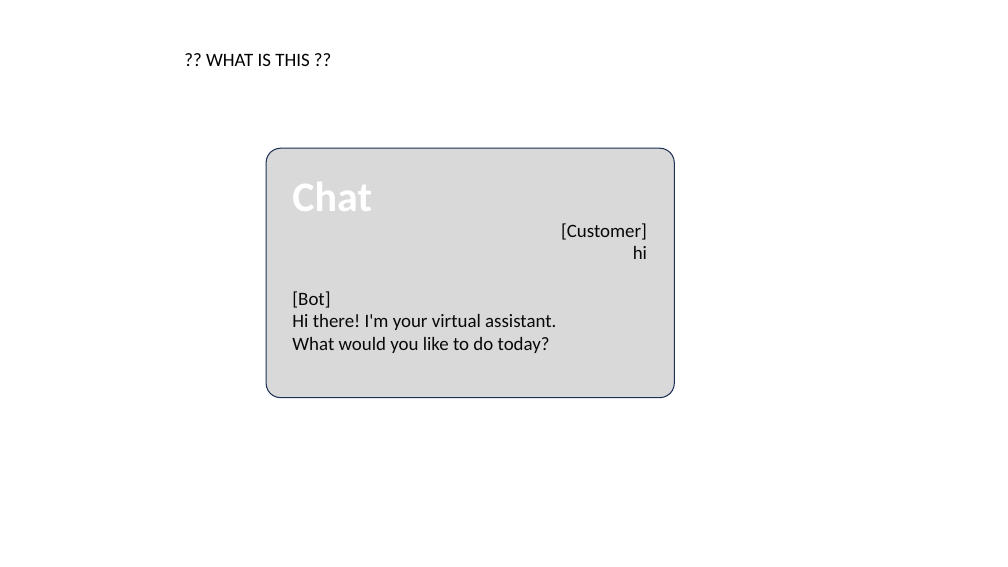
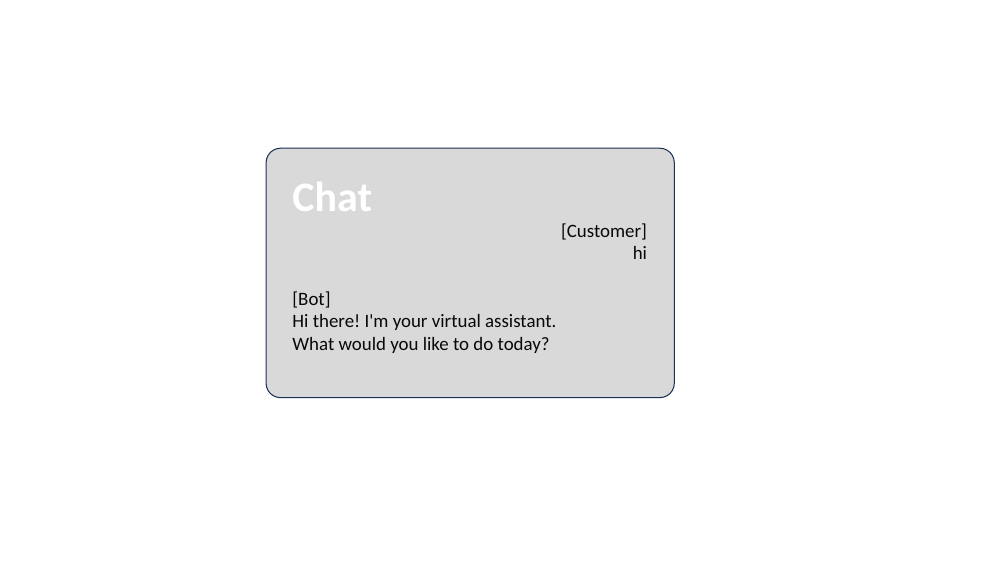
Before and after one commit to LearnWithLlew/TestingBetterWithApprovals.Slides, a slide deck: slide 8 of slides/Testing Better with Approvals.pptx (slide 9 before the commit). Drawn at 1008x567 pixels with LibreOffice and Linux fonts; fonts in the diff are those of the drawing. Boxes give left, top, right and bottom in pixels: in the first picture for what was removed or moved away, otherwise in the second. Text is boxed around its words. In the diff, an @@ line names an element or a change of style, - is before the commit and + after.

Commit message:
. d edited slides

```diff
--- a/slides/Testing Better with Approvals.pptx
+++ b/slides/Testing Better with Approvals.pptx
@@ text removed at (x1=206, y1=53, x2=309, y2=66) @@
-?? WHAT IS THIS ??
```
Also in this commit, not shown: 5 other slides changed, 1 slide added, 5 slides removed.
